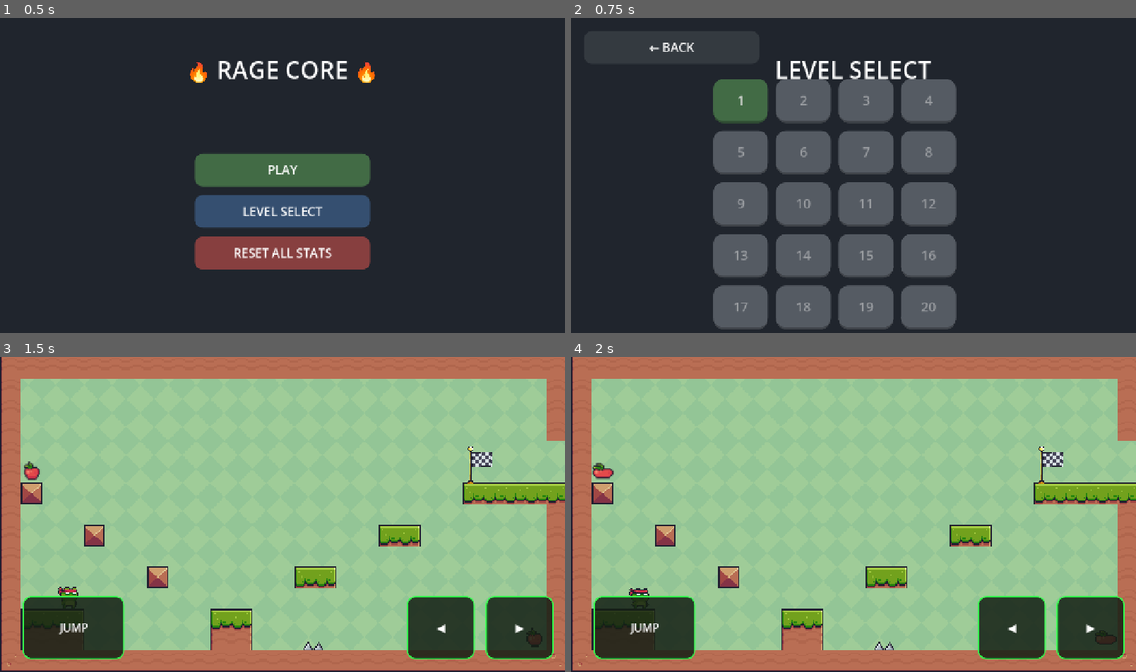
Above: before the commit, frames 1-4 (two rows, left to right).
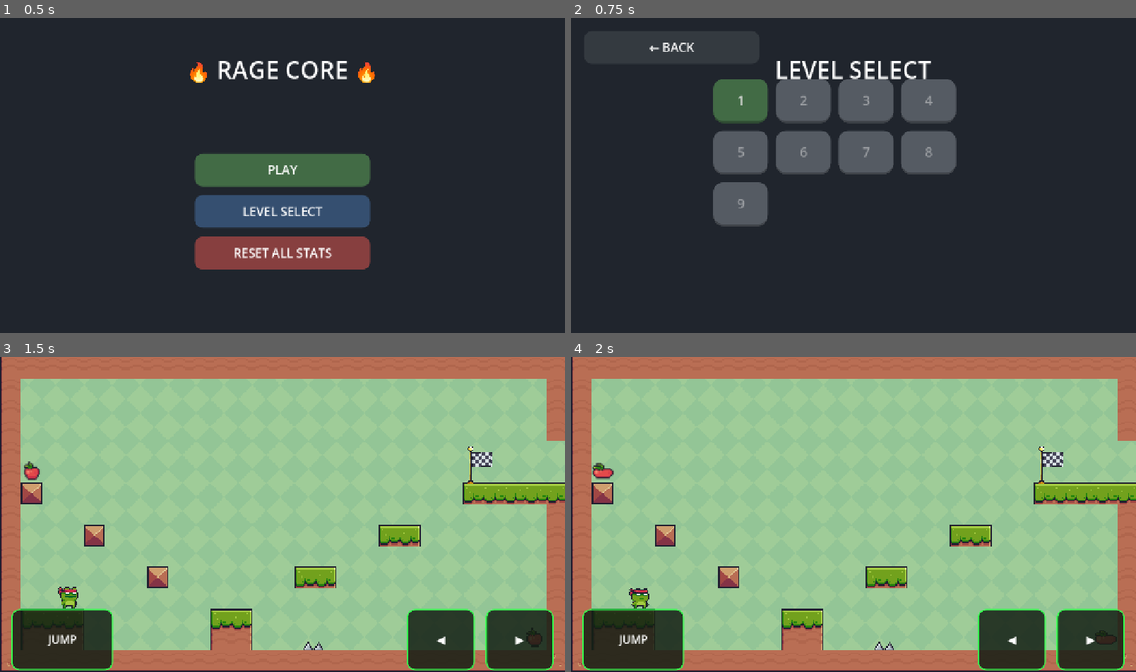
Above: after the commit, the same moments.

Repository: jakefnrr/RageCore
Game: Godot game, scene res://scenes/main_menu.tscn
Same seed, same stepped clock (60 frames per second), same inputs: the game is played once before the commit and once after it. Sound files missing from this copy of the repository are replaced by a short silence.
Inputs:
- Up to frame 1 (0.5 s): no input
- Up to frame 2 (0.75 s): click "LEVEL SELECT" at 0.5 s
- Up to frame 3 (1.5 s): click "1" at 1.25 s
- Up to frame 4 (2 s): no input

Frame 1 is identical in both runs. In frame 2, 14% of the frame differs, in the area x 25-69%, y 52-99%; in frame 3, 4.7%; in frame 4, 4.7%.

Commit message:
update

Diff:
--- a/scripts/main_menu.gd
+++ b/scripts/main_menu.gd
@@ -17,18 +17,7 @@
 	"res://scenes/level6.tscn",
 	"res://scenes/level7.tscn",
 	"res://scenes/level8.tscn",
-	"res://scenes/level9.tscn",
-	"res://scenes/level10.tscn",
-	"res://scenes/level11.tscn",
-	"res://scenes/level12.tscn",
-	"res://scenes/level13.tscn",
-	"res://scenes/level14.tscn",
-	"res://scenes/level15.tscn",
-	"res://scenes/level16.tscn",
-	"res://scenes/level17.tscn",
-	"res://scenes/level18.tscn",
-	"res://scenes/level19.tscn",
-	"res://scenes/level20.tscn"
+	"res://scenes/level9.tscn"
 ]
 
 var grid: GridContainer
@@ -159,7 +148,7 @@
 	for child in grid.get_children():
 		child.queue_free()
 
-	for i in range(20):
+	for i in range(LEVEL_PATHS.size()):
 		var level_number = i + 1
 		var button := Button.new()
 
@@ -198,7 +187,7 @@
 
 
 func _on_play_pressed() -> void:
-	var level_number = clamp(ProgressManager.highest_unlocked_level, 1, 20)
+	var level_number = clamp(ProgressManager.highest_unlocked_level, 1, LEVEL_PATHS.size())
 	load_level(level_number)
 
 
--- a/scripts/player.gd
+++ b/scripts/player.gd
@@ -14,6 +14,7 @@
 var has_jumped = false
 var is_dead = false
 var flashing = false
+var mobile_controls_created := false
 
 
 func _ready() -> void:
@@ -27,7 +28,17 @@
 		create_mobile_controls()
 
 
+func _input(event: InputEvent) -> void:
+	if not mobile_controls_created and event is InputEventScreenTouch:
+		create_mobile_controls()
+
+
 func create_mobile_controls() -> void:
+	if mobile_controls_created:
+		return
+
+	mobile_controls_created = true
+
 	var mobile_layer := CanvasLayer.new()
 	mobile_layer.name = "MobileControls"
 	mobile_layer.layer = 10
@@ -43,7 +54,7 @@
 		controls,
 		"JUMP",
 		"jump",
-		0.04, 0.76, 0.22, 0.96
+		0.02, 0.80, 0.20, 0.995
 	)
 
 	# LEFT - BOTTOM RIGHT
@@ -51,7 +62,7 @@
 		controls,
 		"◀",
 		"left",
-		0.72, 0.76, 0.84, 0.96
+		0.72, 0.80, 0.84, 0.995
 	)
 
 	# RIGHT - BOTTOM RIGHT
@@ -59,7 +70,7 @@
 		controls,
 		"▶",
 		"right",
-		0.86, 0.76, 0.98, 0.96
+		0.86, 0.80, 0.98, 0.995
 	)
 
 
--- a/scripts/progress.gd
+++ b/scripts/progress.gd
@@ -36,7 +36,7 @@
 
 
 func unlock_level(level_number: int) -> void:
-	if level_number > highest_unlocked_level and level_number <= 20:
+	if level_number > highest_unlocked_level and level_number <= 9:
 		highest_unlocked_level = level_number
 		save_progress()
 
